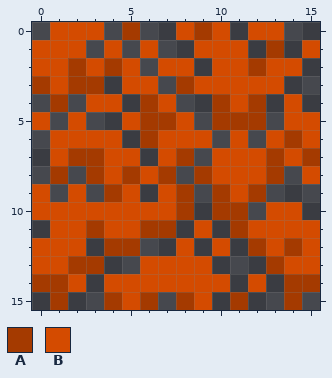
Two versions of one pixel-art sprite, blocko-game/assets/leaves_red.png. The picture above was drawn from the file before the commit.
The file is 16x16 pixels.
Palette (. is transparent): A #a43a00  B #d44b00
Pixels before, first column x 0:
 0 .BBB.A..BAB.BB..
 1 BBB.B.B..BBB.A.B
 2 BBABAB.BB.BBABB.
 3 ABAA.BB.ABBBBB..
 4 .A.BB.AB..ABA.B.
 5 B.B..BAAB.AAA.BB
 6 .BBBB.ABBB.B.BAB
 7 .BAABB.BA.BBBABA
 8 .A.ABABA.ABBBA.B
 9 B.B.AB.BA.ABA...
10 BBBBBBBBA.AA.BB.
11 .BBABBAA.B.ABBBB
12 BBB.AA..B.B.ABAB
13 BBAA..BBBB...ABB
14 AAB.BBBBBBB.B.AA
15 .A..ABA.AB.A..A.
Once edited:
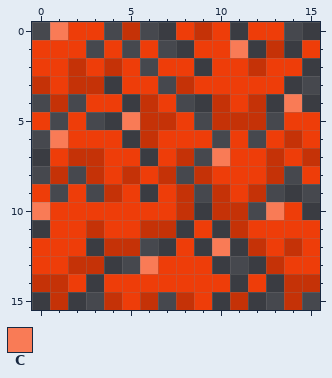
Colours new in this view: C #f97b56
The exact change:
colour A: #a43a00 -> #c53207
colour B: #d44b00 -> #ee3d09
Changed rows in their new state; - is a pixel that keeps its letter.
first column x 0:
 0 -C-------------
 1 -----------C---
 4 --------------C
 5 -----C---------
 6 -C-------------
 7 ----------C----
10 C------------C-
12 ----------C----
13 ------C--------
